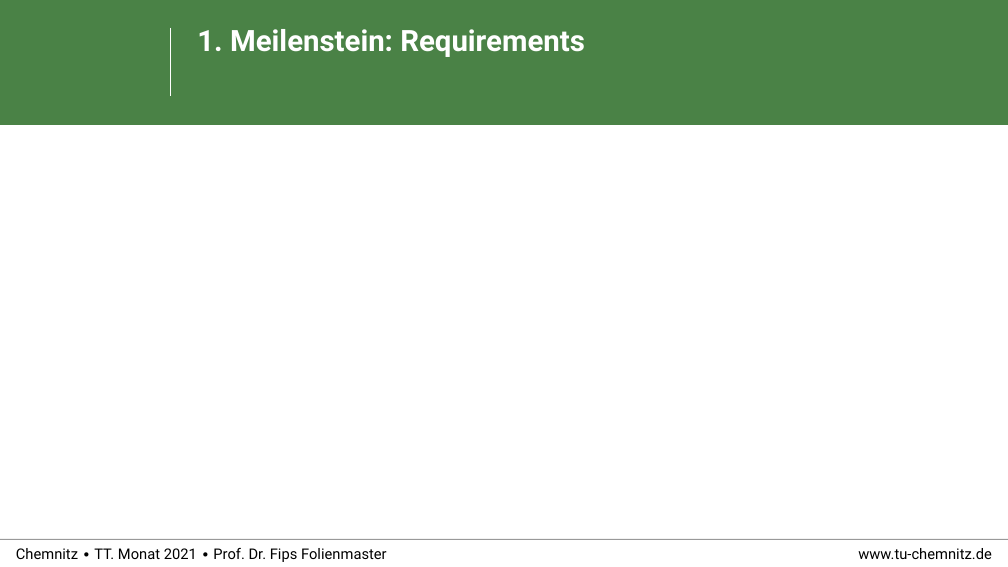
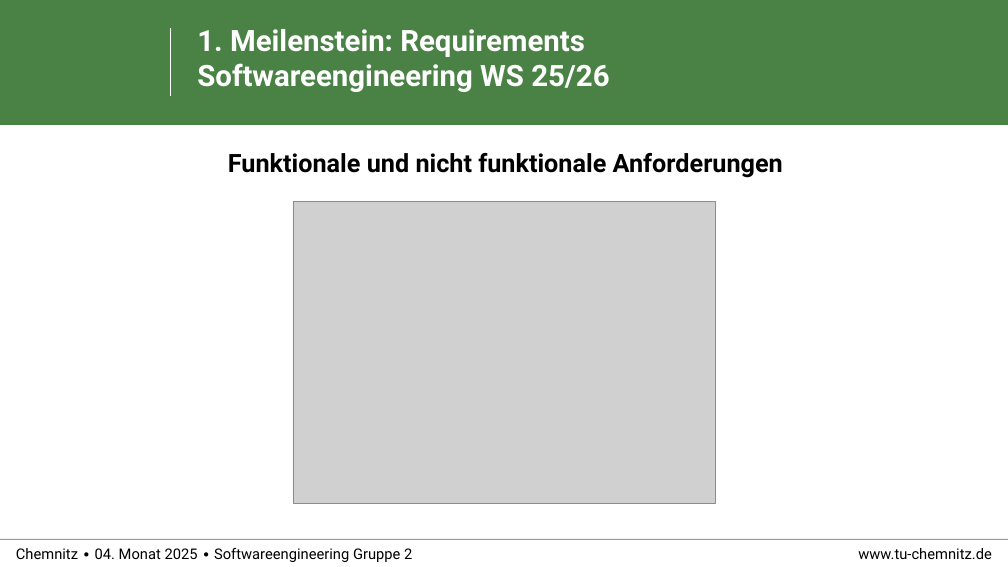
Before and after one commit to RealBiggerBo/Softwaretechnik, a slide deck: slide 1 of SnowCards_Requirements.pptx. Drawn at 1008x567 pixels with LibreOffice and Linux fonts; fonts in the diff are those of the drawing; grey boxes stand for pictures; background and template pictures are left out. Boxes give left, top, right and bottom in pixels: in the first picture for what was removed or moved away, otherwise in the second. Text is boxed around its words. In the diff, an @@ line names an element or a change of style, - is before the commit and + after.

```diff
--- a/SnowCards_Requirements.pptx
+++ b/SnowCards_Requirements.pptx
@@ title at (197,29,609,92): text changed @@
-1. Meilenstein: Requirements
+1. Meilenstein: Requirements
+Softwareengineering WS 25/26
@@ text added at (228,153,783,178), 24 pt, text #000000, bold @@
+Funktionale und nicht funktionale Anforderungen
@@ picture added at (293,201,715,504) @@
@@ text at (16,548,412,562): text changed @@
-Chemnitz ∙ TT. Monat 2021 ∙ Prof. Dr. Fips Folienmaster
+Chemnitz ∙ 04. Monat 2025 ∙ Softwareengineering Gruppe 2
```
Also in this commit, not shown: 28 other slides changed.
